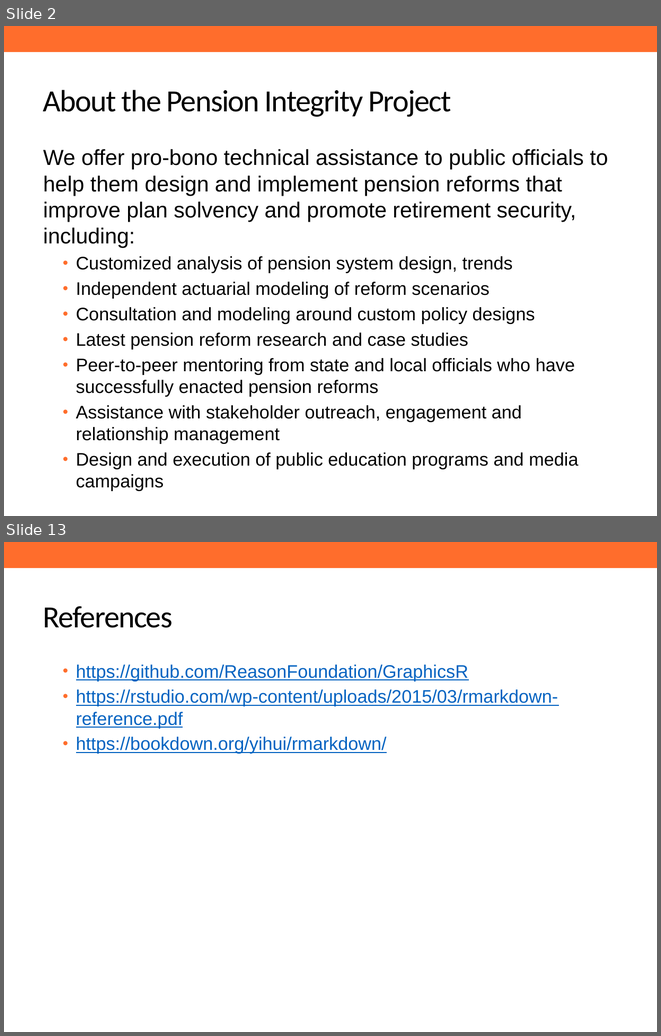
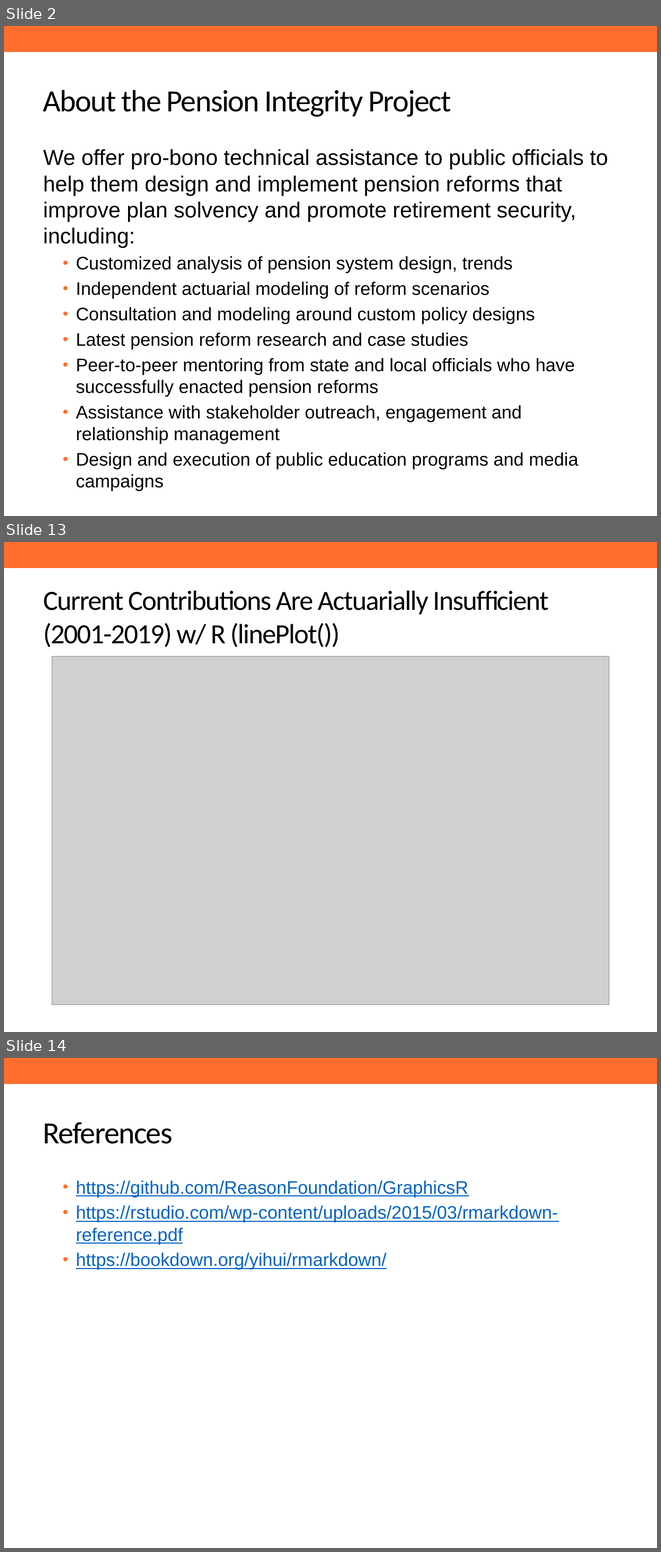
Before and after one commit to ReasonFoundation/GraphicsR, a slide deck: DeckUpdate/SamplePPT.pptx. Shown one above the other, each under a label of ours: slides 2 and 13 before the commit, slides 2, 13 and 14 after it; the slides between them are not shown. The pictures are 661x1036 and 661x1552 pixels, drawn with LibreOffice and Linux fonts; fonts in the diff are those of the drawing; grey boxes stand for pictures; background and template pictures are left out. Boxes give left, top, right and bottom in pixels: in the first picture for what was removed or moved away, otherwise in the second. Text is boxed around its words. In the diff, an @@ line names an element or a change of style, - is before the commit and + after.

```diff
--- a/DeckUpdate/SamplePPT.pptx
+++ b/DeckUpdate/SamplePPT.pptx
@@ slide 13 added at (x1=4, y1=542, x2=657, y2=1032), background #FFFFFF; not listed: 1 template element that a slide beside it also shows @@
@@ title added at (x1=43, y1=590, x2=548, y2=647), 30.6 pt, text #000000 @@
+Current Contributions Are Actuarially Insufficient (2001-2019) w/ R (linePlot())
@@ picture added at (x1=52, y1=656, x2=609, y2=1004) @@
@@ what was slide 13 is now slide 14 @@
```
Also in this commit, not shown: 8 slides changed.
